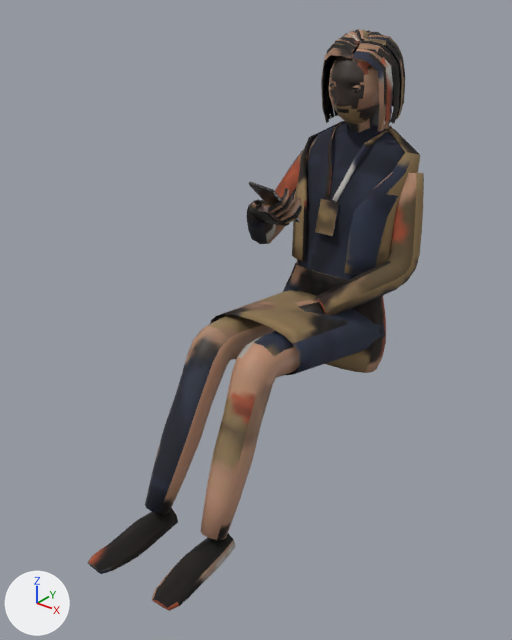
The Blender file art/mei_seated/mei_seated.blend, before and after one commit.
Camera for both pictures: a 50 mm lens placed at (0.953, -1.507, 0.864), pointed at (-0.002, -0.313, 0.124). Every picture has the same lights, and +X, +Y and +Z are marked at lower left. The first picture is the older version.

Before the edit, the objects in view are built like this:
```python
me_chest = bpy.data.meshes.new('Chest')
me_chest.from_pydata(...)  # 1230 vertices, 1275 faces; spans x -0.25..0.218, y -0.316..0.181, z -0.136..0.455
# faces by material slot: [882, 340, 52, 1]
me_chest.materials.append(mat_cloth)  # picture img_mei_color
me_chest.materials.append(mat_skin)  # picture img_mei_color
me_chest.materials.append(mat_plastic)  # picture img_mei_color
me_chest.materials.append(mat_screen)  # black #191d21, glowing pale blue #bcc8d7
me_head = bpy.data.meshes.new('Head')
me_head.from_pydata(...)  # 2320 vertices, 2264 faces; spans x -0.1..0.098, y -0.116..0.116, z -0.053..0.173
# faces by material slot: [1128, 144, 992]
me_head.materials.append(mat_skin)  # picture img_mei_color
me_head.materials.append(mat_eye)  # picture img_mei_color
me_head.materials.append(mat_hair)  # picture img_mei_color
me_mei = bpy.data.meshes.new('Mei')
me_mei.from_pydata(...)  # 730 vertices, 760 faces; spans x -0.168..0.168, y -0.792..0.12, z -0.356..0.153
# faces by material slot: [500, 260]
me_mei.materials.append(mat_cloth)  # picture img_mei_color
me_mei.materials.append(mat_skin)  # picture img_mei_color
ob_chest = bpy.data.objects.new('Chest', me_chest)
ob_chest.location = (0.0, 0.041, 0.155)
ob_head = bpy.data.objects.new('Head', me_head)
ob_head.parent = ob_chest
ob_head.location = (0.0, 0.078, 0.417)
ob_mei = bpy.data.objects.new('Mei', me_mei)
ob_mei.location = (0.0, 0.0, 0.0)
```
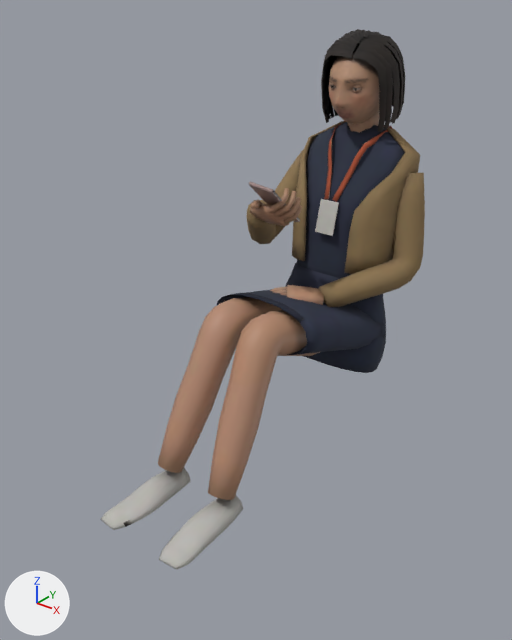
The change, as a diff of the scene's bpy script:
```diff
--- a/art/mei_seated/mei_seated.blend.py
+++ b/art/mei_seated/mei_seated.blend.py
@@ me_mei @@
-me_mei.from_pydata(...)  # 730 vertices, 760 faces; spans x -0.168..0.168, y -0.792..0.12, z -0.356..0.153
+me_mei.from_pydata(...)  # 730 vertices, 760 faces; spans x -0.168..0.168, y -0.742..0.12, z -0.262..0.174
+# me_mei part 1: the loose piece of 112 vertices spanning x -0.129..-0.041, y -0.792..-0.558, z -0.356..-0.32 is moved by (0.0, 0.05, 0.094)
+# me_mei part 2: the loose piece of 112 vertices spanning x 0.046..0.134, y -0.772..-0.538, z -0.356..-0.32 is moved by (0.0, 0.03, 0.094)
+# me_mei part 3: 344 of 730 vertices moved; they spanned x -0.157..0.158, y -0.626..-0.078, z -0.314..0.131 and now span x -0.157..0.158, y -0.576..-0.07, z -0.221..0.174; mean shift (-0.001, 0.027, 0.048); largest move (-0.105, -0.616, -0.291) -> (-0.105, -0.565, -0.196)
+# me_mei part 4: texture (UV) coordinates of 758 of 760 faces, centred in x -0.163..0.163, y -0.791..0.117, z -0.356..0.146, changed; they spanned u 0.01..0.93, v 0.01..0.98 and now span u 0.01..0.98, v 0.01..0.98
 me_mei.materials.append(mat_cloth)
@@ me_head @@
 # used by ob_head; parent = ob_chest; location = (0.0, 0.078, 0.417)
-me_head.from_pydata(...)  # 2320 vertices, 2264 faces; spans x -0.1..0.098, y -0.116..0.116, z -0.053..0.173
+me_head.from_pydata(...)  # 2320 vertices, 2264 faces; spans x -0.1..0.098, y -0.119..0.116, z -0.053..0.173
+# me_head part 5: texture (UV) coordinates of 2258 of 2264 faces, centred in x -0.098..0.096, y -0.115..0.113, z -0.052..0.171, changed; they spanned u 0.01..0.99, v 0.01..0.99 and now span u 0.01..0.99, v 0.01..0.99
+# edits to the shape of me_head do not show in these pictures
 me_head.materials.append(mat_skin)
@@ me_chest @@
-me_chest.from_pydata(...)  # 1230 vertices, 1275 faces; spans x -0.25..0.218, y -0.316..0.181, z -0.136..0.455
+me_chest.from_pydata(...)  # 1230 vertices, 1275 faces; spans x -0.25..0.224, y -0.316..0.181, z -0.136..0.455
+# me_chest part 6: the loose piece of 34 vertices spanning x -0.035..0.077, y -0.252..-0.145, z -0.077..-0.031 is multiplied about its middle by the matrix ((0.967, -0.024, 0.253), (-0.024, 0.982, 0.185), (-0.253, -0.185, 0.95)), then moved by (0.001, 0.007, 0.039)
+# me_chest part 7: the loose piece of 21 vertices spanning x -0.078..-0.019, y -0.227..-0.191, z -0.115..-0.055 is multiplied about its middle by the matrix ((0.967, -0.024, 0.253), (-0.024, 0.982, 0.185), (-0.253, -0.185, 0.95)), then moved by (-0.005, 0.003, 0.06)
+# me_chest part 8: 119 of 1230 vertices moved; they spanned x 0.034..0.218, y -0.186..0.118, z -0.078..0.271 and now span x 0.035..0.224, y -0.18..0.119, z -0.056..0.27; mean shift (0.004, 0.006, 0.006); largest move (0.058, -0.178, -0.02) -> (0.06, -0.17, 0.004)
+# me_chest part 9: texture (UV) coordinates of 1275 of 1275 faces, centred in x -0.246..0.214, y -0.315..0.17, z -0.132..0.452, changed; they spanned u 0.01..0.99, v 0.01..0.99 and now span u 0.01..0.99, v 0.01..0.99
+# other edits to the shape of me_chest do not show in these pictures
 me_chest.materials.append(mat_cloth)
```

Location of each change, [x1, y1, x2, y2] in pixels of the pictures (512 x 640 px; the box of a moved part takes in the faces that stretch with it):
'Mei', reshaped, surface changed (12% shorter): before [88, 262, 386, 611]; after [100, 262, 386, 569]
'Chest', reshaped, surface changed (lighter, 11% shorter): before [247, 112, 424, 330]; after [247, 112, 425, 307]
part 1 of me_mei, moved or reshaped: before [88, 508, 178, 574]; after [100, 468, 191, 530]
part 2 of me_mei, moved or reshaped: before [152, 533, 236, 611]; after [159, 495, 243, 569]
part 3 of me_mei, moved or reshaped: before [145, 290, 385, 540]; after [158, 289, 385, 500]
part 4 of me_mei, surface changed: before [88, 262, 386, 611]; after [100, 262, 386, 569]
part 5 of me_head, surface changed: [323, 29, 405, 131] in both
part 6 of me_chest, moved or reshaped: before [294, 299, 322, 314]; after [287, 285, 324, 305]
part 7 of me_chest, moved or reshaped (not visible before): after [270, 286, 287, 291]
part 8 of me_chest, moved or reshaped: before [316, 173, 424, 315]; after [318, 173, 425, 307]
part 9 of me_chest, surface changed (lighter): before [247, 112, 424, 330]; after [247, 112, 425, 307]
